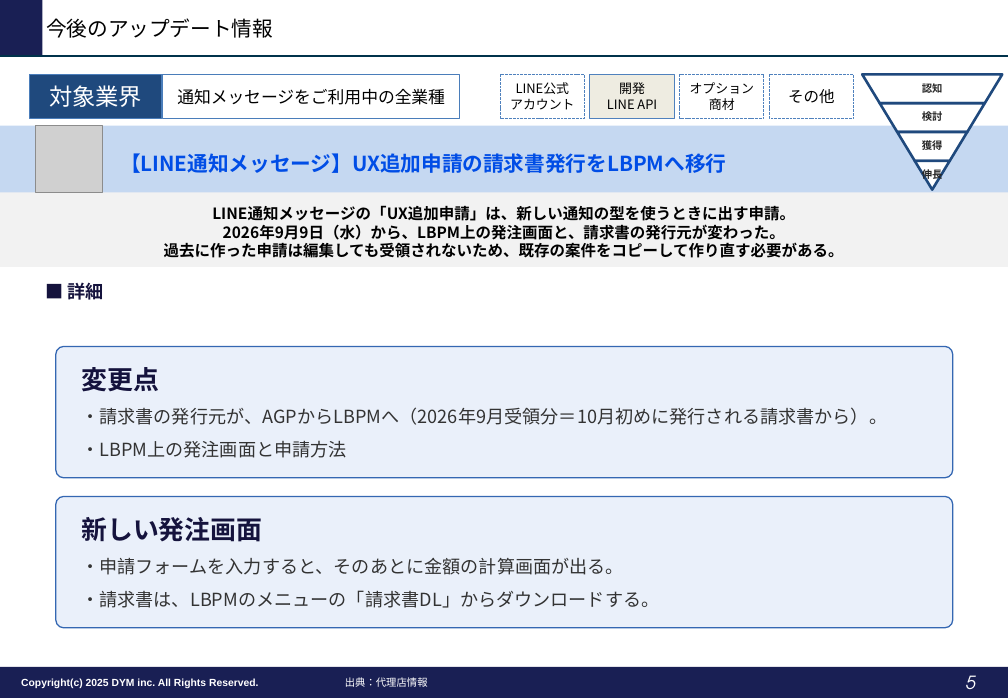
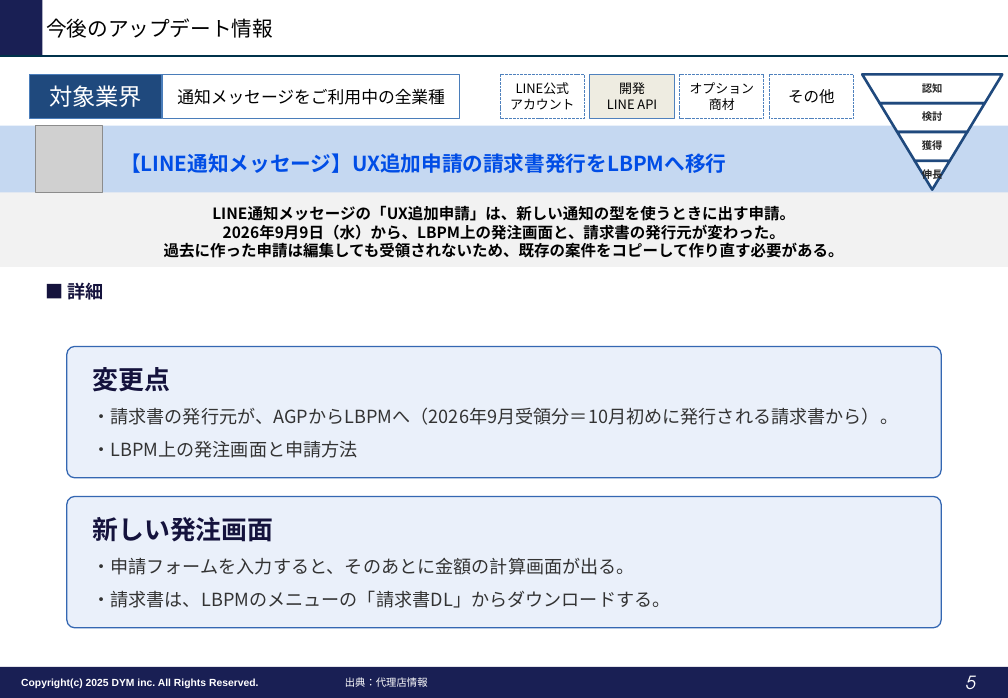
Before and after one commit to tonomura-r-dev/folder, a slide deck: slide 5 of LINEOA媒体最新情報_2026年10月トレンドレポート.pptx. Drawn at 1008x698 pixels with LibreOffice and Linux fonts; fonts in the diff are those of the drawing; grey boxes stand for pictures; background and template pictures are left out. Boxes give left, top, right and bottom in pixels: in the first picture for what was removed or moved away, otherwise in the second. Text is boxed around its words. In the diff, an @@ line names an element or a change of style, - is before the commit and + after.

```diff
--- a/LINEOA媒体最新情報_2026年10月トレンドレポート.pptx
+++ b/LINEOA媒体最新情報_2026年10月トレンドレポート.pptx
@@ rounded rectangle "変更点": place and size @@
-rounded rectangle "変更点" at (56, 346, 953, 477)
+rounded rectangle "変更点" at (67, 346, 942, 477)
@@ rounded rectangle "新しい発注画面": place and size @@
-rounded rectangle "新しい発注画面" at (56, 496, 953, 627)
+rounded rectangle "新しい発注画面" at (67, 496, 942, 627)
```
Also in this commit, not shown: 2 other slides changed, 1 other file.
